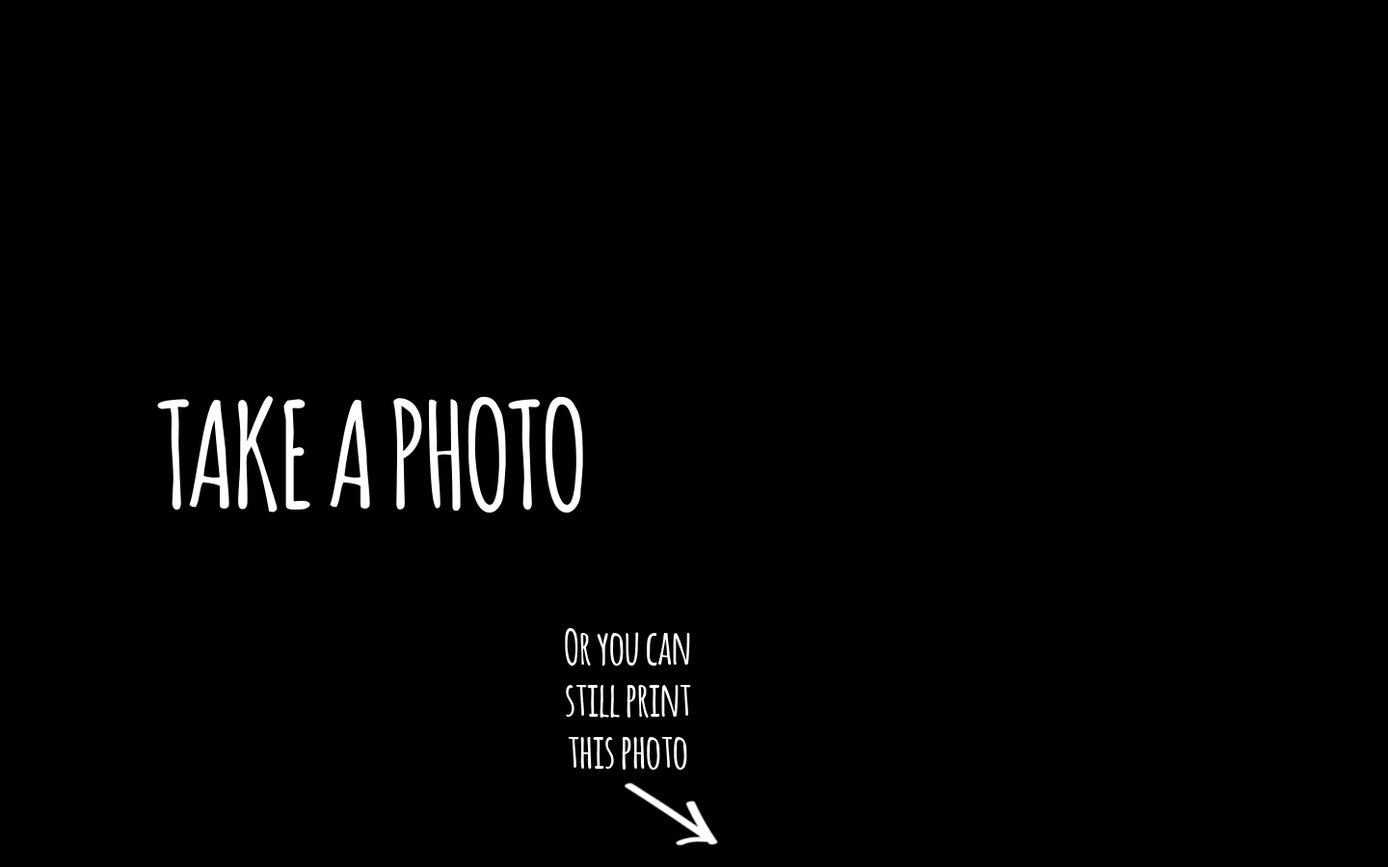
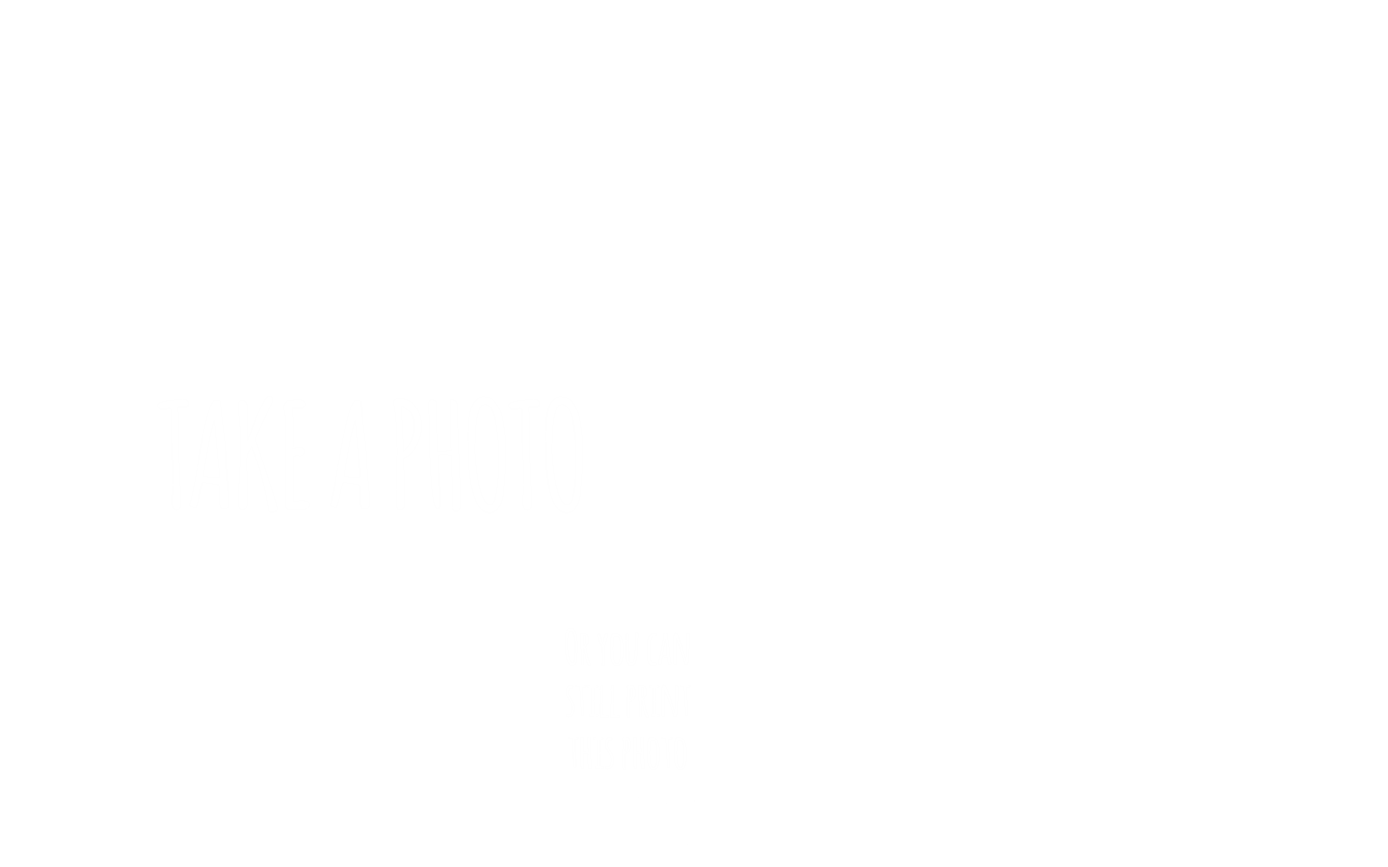
The second 1388×867 image is a revision of the first. Changes to its layers:
hid "Arrière-plan" over [0, 0, 1388, 867]
